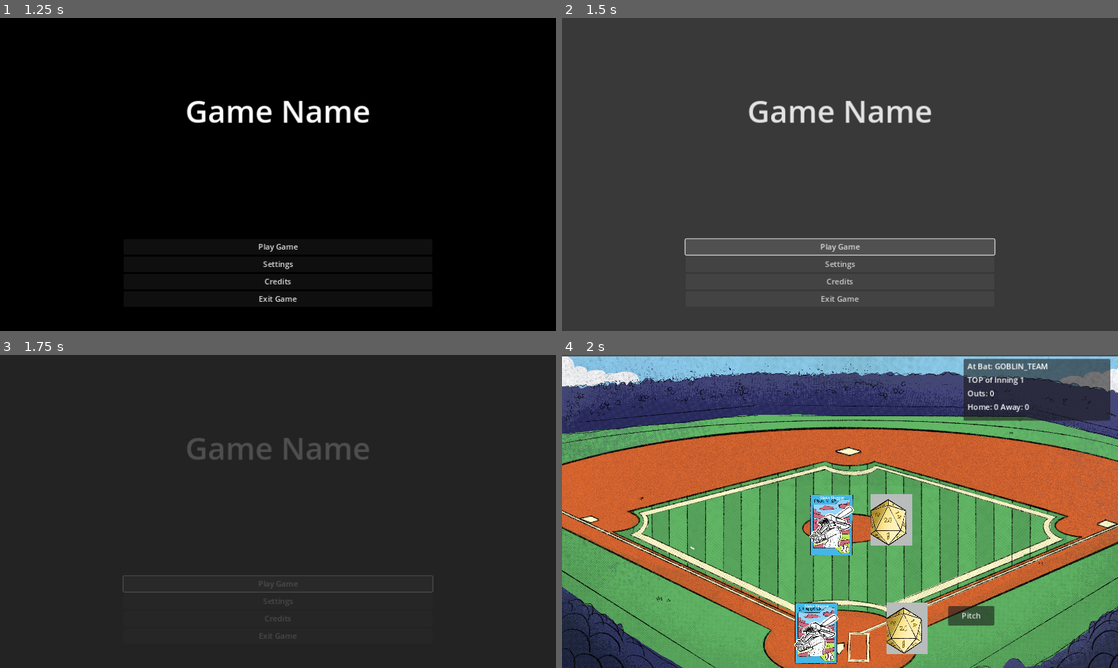
Above: before the commit, frames 1-4 (two rows, left to right).
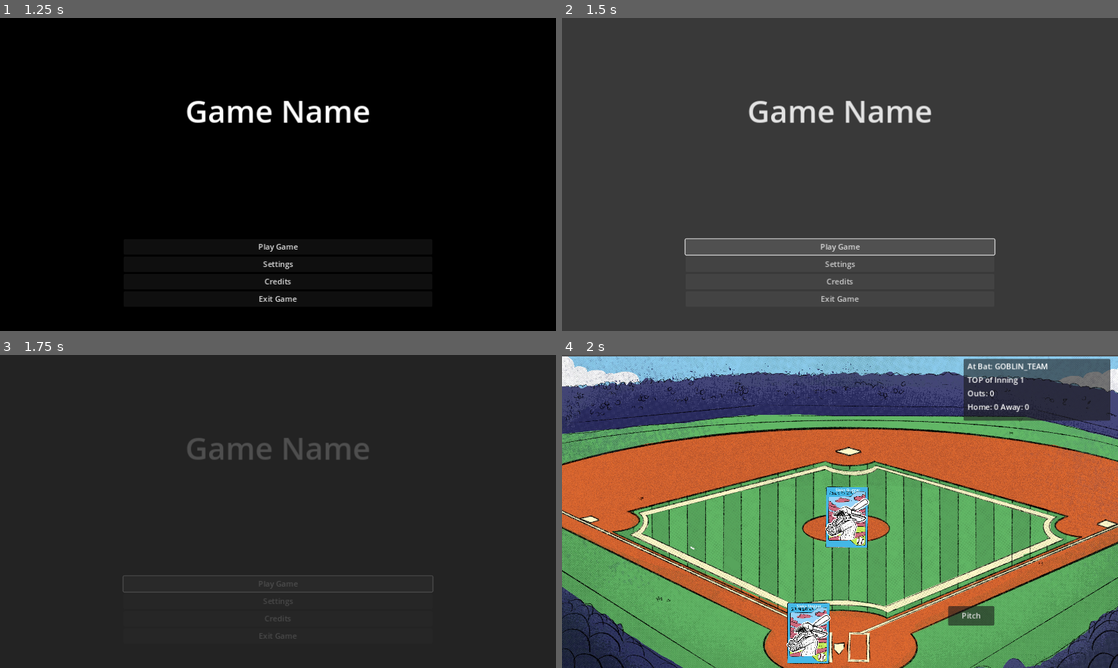
Above: after the commit, the same moments.

Repository: Zami77/MonsterModeBaseball
Game: Godot game, scene res://src/managers/game_manager/GameManager.tscn
Same seed, same stepped clock (60 frames per second), same inputs: the game is played once before the commit and once after it. Sound files missing from this copy of the repository are replaced by a short silence.
Inputs (mouse positions are in pixels of both pictures, inside the frame that each line leads up to):
- Up to frame 1 (1.25 s): move the mouse to (400, 158) at 0.52 s; press the mouse at (400, 158) at 0.53 s
- Up to frame 2 (1.5 s): release the mouse at (962, 158) at 1.25 s; click "Play Game" at 1.25 s
- Up to frame 3 (1.75 s): no input
- Up to frame 4 (2 s): no input

Frames 1-3 are identical in both runs. In frame 4, 5.8% of the frame differs, in the area x 40-66%, y 42-99%.

Commit message:
dice roll animation and dice face impl

Diff:
--- a/project.godot
+++ b/project.godot
@@ -26,6 +26,14 @@
 
 window/stretch/mode="canvas_items"
 
+[input]
+
+click={
+"deadzone": 0.5,
+"events": [Object(InputEventMouseButton,"resource_local_to_scene":false,"resource_name":"","device":-1,"window_id":0,"alt_pressed":false,"shift_pressed":false,"ctrl_pressed":false,"meta_pressed":false,"button_mask":0,"position":Vector2(0, 0),"global_position":Vector2(0, 0),"factor":1.0,"button_index":1,"canceled":false,"pressed":false,"double_click":false,"script":null)
+]
+}
+
 [rendering]
 
 renderer/rendering_method="gl_compatibility"
--- /dev/null
+++ b/src/common/Dimensions.gd
@@ -0,0 +1,5 @@
+class_name Dimensions
+extends Node
+
+static var card_dimensions: Vector2 = Vector2(192, 256)
+static var card_scale: Vector2 = Vector2(0.5, 0.5)
--- a/src/dice_chucker/DiceChucker.gd
+++ b/src/dice_chucker/DiceChucker.gd
@@ -13,7 +13,7 @@
 
 func chuck_dice(dice_val: int) -> void:
 	animation_player.play("chuck")
+	dice_sprite.frame = dice_val - 1
 	await animation_player.animation_finished
 
-	dice_sprite.frame = dice_val - 1
 	emit_signal("value_shown")
--- a/src/dice_chucker/DiceChucker.tscn
+++ b/src/dice_chucker/DiceChucker.tscn
@@ -1,12 +1,12 @@
 [gd_scene load_steps=6 format=3 uid="uid://dm5wcc88l2b"]
 
 [ext_resource type="Script" path="res://src/dice_chucker/DiceChucker.gd" id="1_bfij5"]
-[ext_resource type="Texture2D" uid="uid://bbpjwodoxtqiy" path="res://src/dice_chucker/dice_faces.JPG" id="2_4dxdb"]
+[ext_resource type="Texture2D" uid="uid://cyvtn6d0pqqry" path="res://src/dice_chucker/dice_faces.png" id="2_xba5q"]
 [ext_resource type="Texture2D" uid="uid://dnq7h87ke4c3e" path="res://src/dice_chucker/dice_roll.png" id="3_eicry"]
 
 [sub_resource type="Animation" id="Animation_nqmap"]
 resource_name = "chuck"
-length = 1.2
+length = 1.3
 tracks/0/type = "value"
 tracks/0/imported = false
 tracks/0/enabled = true
@@ -43,6 +43,18 @@
 "update": 1,
 "values": [0, 1, 2, 3, 4, 5, 6, 7, 8, 9, 10, 11]
 }
+tracks/3/type = "value"
+tracks/3/imported = false
+tracks/3/enabled = true
+tracks/3/path = NodePath("DiceSprite:rotation")
+tracks/3/interp = 1
+tracks/3/loop_wrap = true
+tracks/3/keys = {
+"times": PackedFloat32Array(0.1, 1.2, 1.3),
+"transitions": PackedFloat32Array(1, 1, 1),
+"update": 0,
+"values": [0.0, 4.71239, 6.28319]
+}
 
 [sub_resource type="AnimationLibrary" id="AnimationLibrary_002gp"]
 _data = {
@@ -58,17 +70,15 @@
 }
 
 [node name="DiceSprite" type="Sprite2D" parent="."]
-scale = Vector2(0.2, 0.22)
-texture = ExtResource("2_4dxdb")
-centered = false
-hframes = 5
-vframes = 5
-frame = 1
+visible = false
+scale = Vector2(0.21, 0.21)
+texture = ExtResource("2_xba5q")
+hframes = 20
+frame = 19
 
 [node name="DiceRollSprite" type="Sprite2D" parent="."]
 scale = Vector2(0.2, 0.2)
 texture = ExtResource("3_eicry")
-centered = false
 hframes = 5
 vframes = 4
-frame = 11
+frame = 1
--- a/src/managers/match_manager/MatchManager.gd
+++ b/src/managers/match_manager/MatchManager.gd
@@ -24,7 +24,12 @@
 var rng = RandomNumberGenerator.new()
 
 enum InningFrame { TOP, BOTTOM }
-enum MatchState { MID_MATCH, MID_PITCH_SWING, END_MATCH}
+enum MatchState {
+	MID_MATCH = 0,
+	MID_PITCH_SWING = 1,
+	END_MATCH = 2,
+	BETWEEN_INNINGS = 3
+}
 
 func _ready() -> void:
 	AudioManager._fadeout_bgm()
@@ -53,7 +58,7 @@
 
 	add_child(batter)
 	batter.global_position = bases_manager.home_base.global_position
-	batter.scale = Vector2(0.5, 0.5)
+	batter.scale = Dimensions.card_scale
 	batter.monster_card.card_state = MonsterCard.CardState.BATTER
 
 func _get_next_pitcher() -> void:
--- a/src/managers/match_manager/MatchManager.tscn
+++ b/src/managers/match_manager/MatchManager.tscn
@@ -1,10 +1,11 @@
-[gd_scene load_steps=6 format=3 uid="uid://gggencdkde3x"]
+[gd_scene load_steps=7 format=3 uid="uid://gggencdkde3x"]
 
 [ext_resource type="Script" path="res://src/managers/match_manager/MatchManager.gd" id="1_ccsw8"]
 [ext_resource type="PackedScene" uid="uid://ckxdks178b2gg" path="res://src/managers/match_manager/bases_manager/BasesManager.tscn" id="2_x2ck3"]
 [ext_resource type="Resource" uid="uid://ckeet5k3l2dlc" path="res://src/managers/match_manager/DefaultInning.tres" id="2_ywgey"]
 [ext_resource type="Theme" uid="uid://gns8b3cfwrab" path="res://src/ui/themes/default_theme.tres" id="4_buni1"]
 [ext_resource type="Script" path="res://src/ui/default_button/DefaultButton.gd" id="5_t27ud"]
+[ext_resource type="PackedScene" uid="uid://c0716c08wvtya" path="res://src/managers/match_manager/special_card_hand_manager/SpecialCardHandManager.tscn" id="6_6d4m6"]
 
 [node name="MatchManager" type="Node2D"]
 script = ExtResource("1_ccsw8")
@@ -49,3 +50,6 @@
 [node name="ScoreLabel" type="Label" parent="StatsPanel/GameStatsContainer"]
 layout_mode = 2
 text = "Home: 0	 Away: 0"
+
+[node name="SpecialCardHandManager" parent="." instance=ExtResource("6_6d4m6")]
+position = Vector2(32, 512)
--- a/src/managers/match_manager/bases_manager/BasesManager.tscn
+++ b/src/managers/match_manager/bases_manager/BasesManager.tscn
@@ -15,10 +15,10 @@
 stretch_mode = 5
 
 [node name="HomeBase" type="Node2D" parent="."]
-position = Vector2(480, 512)
+position = Vector2(464, 512)
 
 [node name="BatterDiceChucker" parent="HomeBase" instance=ExtResource("3_hm2t4")]
-position = Vector2(192, 0)
+position = Vector2(160, 64)
 
 [node name="FirstBase" type="Node2D" parent="."]
 position = Vector2(1056, 256)
@@ -30,10 +30,10 @@
 position = Vector2(32, 256)
 
 [node name="PitcherMound" type="Node2D" parent="."]
-position = Vector2(512, 288)
+position = Vector2(544, 272)
 
 [node name="PitcherDiceChucker" parent="PitcherMound" instance=ExtResource("3_hm2t4")]
-position = Vector2(128, 0)
+position = Vector2(160, 48)
 
 [node name="DugOut" type="Node2D" parent="."]
 position = Vector2(-256, 544)
--- /dev/null
+++ b/src/managers/match_manager/special_card_hand_manager/SpecialCardHandManager.gd
@@ -0,0 +1,42 @@
+class_name SpecialCardHandManager
+extends Node2D
+
+signal card_selected(selected_card)
+signal special_card_moved_to_position
+
+@export var max_hand_size: int = 3
+@export var cards_in_hand_buffer: int = 16
+
+var cards_in_hand: Array[SpecialCardWrapper] = []
+
+func add_card_to_hand(special_card: SpecialCardWrapper) -> void:
+	if len(cards_in_hand) >= max_hand_size:
+		return
+
+	cards_in_hand.append(special_card)
+
+	if not special_card.card_selected.is_connected(_on_card_selected):
+		special_card.card_selected.connect(_on_card_selected.bind(special_card, len(cards_in_hand) - 1))
+
+	_setup_hand()
+
+func _setup_hand() -> void:
+	for i in len(cards_in_hand):
+		_move_card_to_hand_position(cards_in_hand[i], i)
+		await special_card_moved_to_position
+
+func _move_card_to_hand_position(special_card: SpecialCardWrapper, card_index: int) -> void:
+	var monster_move_tween = get_tree().create_tween().set_trans(Tween.TRANS_LINEAR)
+	monster_move_tween.tween_property(
+		special_card,
+		"global_position",
+		global_position + Vector2(card_index * Dimensions.card_dimensions.x * Dimensions.card_scale.x, 0),
+		0.5
+	)
+	await monster_move_tween.finished
+	emit_signal("special_card_moved_to_position")
+
+func _on_card_selected(card: SpecialCardWrapper, card_index: int) -> void:
+	cards_in_hand.pop_at(card_index)
+	emit_signal("card_selected", card)
+	_setup_hand()
--- /dev/null
+++ b/src/managers/match_manager/special_card_hand_manager/SpecialCardHandManager.tscn
@@ -0,0 +1,6 @@
+[gd_scene load_steps=2 format=3 uid="uid://c0716c08wvtya"]
+
+[ext_resource type="Script" path="res://src/managers/match_manager/special_card_hand_manager/SpecialCardHandManager.gd" id="1_17fih"]
+
+[node name="SpecialCardHandManager" type="Node2D"]
+script = ExtResource("1_17fih")
--- a/src/special_cards/SpecialCard.gd
+++ b/src/special_cards/SpecialCard.gd
@@ -1,11 +1,14 @@
 class_name SpecialCard
 extends Node2D
+
+signal card_selected
 
 @export var card_name: CardName
 @export var pitcher_roll_modifier: int = 0
 @export var batter_roll_modifier: int = -1
 
 @onready var card_text_label: Label = $CardTextLabel
+@onready var selectable_area: Area2D = $SelectableArea2D
 
 enum CardName {
 	PITCHER_PLUS_TWO,
@@ -17,6 +20,8 @@
 func _ready():
 	_setup_card_text()
 
+	selectable_area.input_event.connect(_on_selectable_area_input_event)
+
 func _setup_card_text() -> void:
 	card_text_label.text = ""
 
@@ -27,3 +32,7 @@
 	if modifier >= 0:
 		return "+%d" % [modifier]
 	return "-%d" % [abs(modifier)]
+
+func _on_selectable_area_input_event(_viewport: Node, event: InputEvent, _shape_idx: int) -> void:
+	if event.is_action_pressed("click"):
+		emit_signal("card_selected")
--- a/src/special_cards/SpecialCard.tscn
+++ b/src/special_cards/SpecialCard.tscn
@@ -1,8 +1,11 @@
-[gd_scene load_steps=4 format=3 uid="uid://cqfnubfcafrni"]
+[gd_scene load_steps=5 format=3 uid="uid://cqfnubfcafrni"]
 
 [ext_resource type="Script" path="res://src/special_cards/SpecialCard.gd" id="1_qv1ro"]
 [ext_resource type="Texture2D" uid="uid://btogk8r610ixo" path="res://src/special_cards/special_card_frame_prototype.PNG" id="2_goixa"]
 [ext_resource type="Theme" uid="uid://gns8b3cfwrab" path="res://src/ui/themes/default_theme.tres" id="3_mqog3"]
+
+[sub_resource type="RectangleShape2D" id="RectangleShape2D_pf00r"]
+size = Vector2(192, 256)
 
 [node name="SpecialCard" type="Node2D"]
 script = ExtResource("1_qv1ro")
@@ -22,3 +25,9 @@
 theme = ExtResource("3_mqog3")
 theme_override_colors/font_color = Color(0, 0, 0, 1)
 vertical_alignment = 1
+
+[node name="SelectableArea2D" type="Area2D" parent="."]
+
+[node name="CollisionShape2D" type="CollisionShape2D" parent="SelectableArea2D"]
+position = Vector2(96, 128)
+shape = SubResource("RectangleShape2D_pf00r")
--- /dev/null
+++ b/src/special_cards/SpecialCardWrapper.gd
@@ -0,0 +1,12 @@
+class_name SpecialCardWrapper
+extends Node2D
+
+signal card_selected
+
+@onready var special_card: SpecialCard = $SpecialCard
+
+func _ready() -> void:
+	special_card.card_selected.connect(_on_card_selected)
+
+func _on_card_selected() -> void:
+	emit_signal("card_selected")
Binary file removed: src/dice_chucker/dice_faces.JPG
Binary file added: src/dice_chucker/dice_faces.png
Not shown, changed: src/dice_chucker/dice_faces.png.import
